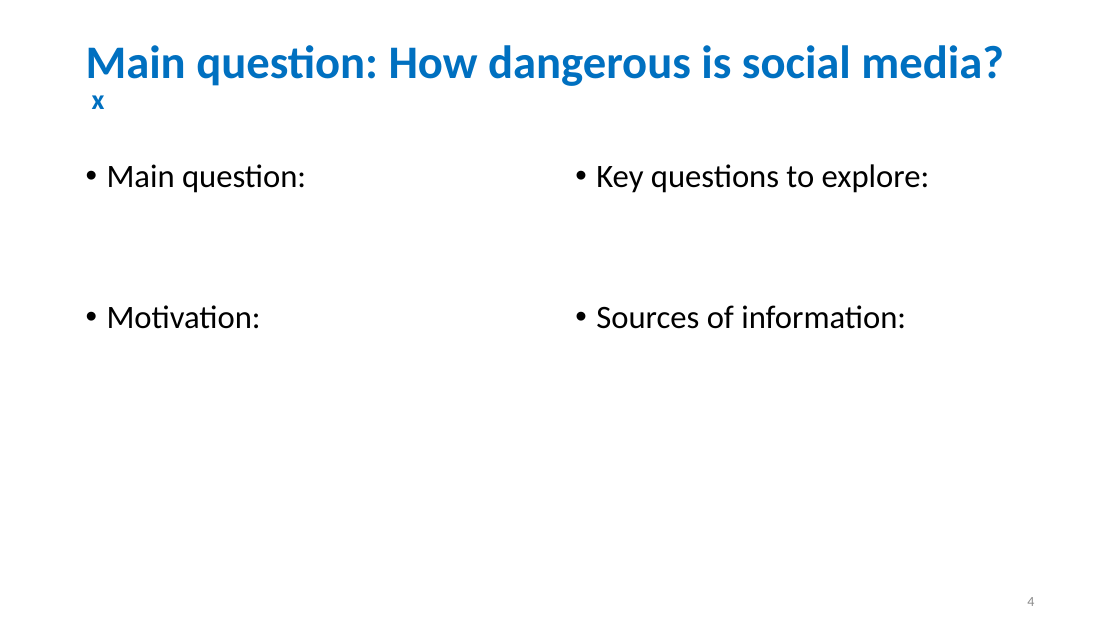
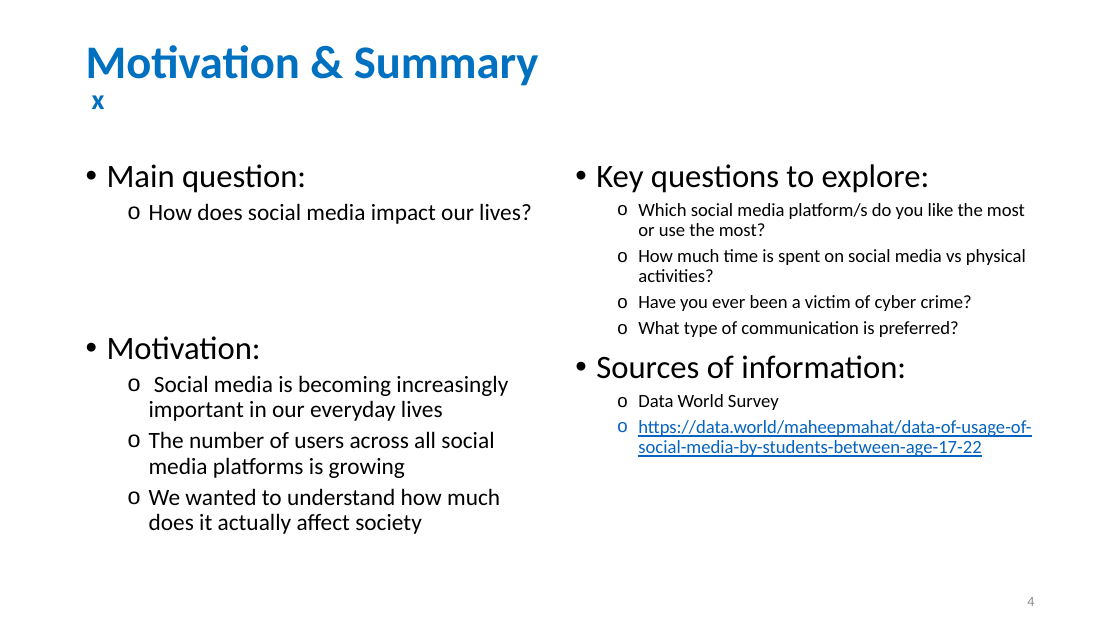
Before and after one commit to stephen823/Group_Project_1-How-Does-Social-Media-Impact-Our-Live, a slide deck: slide 4 of 002 - Deliverables/Social_Media_v0.01.pptx. Drawn at 1120x630 pixels with LibreOffice and Linux fonts; fonts in the diff are those of the drawing. Boxes give left, top, right and bottom in pixels: in the first picture for what was removed or moved away, otherwise in the second. Text is boxed around its words. In the diff, an @@ line names an element or a change of style, - is before the commit and + after.

```diff
--- a/002 - Deliverables/Social_Media_v0.01.pptx
+++ b/002 - Deliverables/Social_Media_v0.01.pptx
@@ title at <box>86,45,539,86</box>: text changed @@
-Main question: How dangerous is social media?
+Motivation & Summary
@@ text at <box>149,203,532,224</box>: paragraph added @@
+  o How does social media impact our lives?
@@ text at <box>638,203,1026,337</box>: paragraphs added @@
+  o Which social media platform/s do you like the most or use the most?
+  o How much time is spent on social media vs physical activities?
+  o Have you ever been a victim of cyber crime?
+  o What type of communication is preferred?
@@ text at <box>149,375,508,534</box>: paragraphs added @@
+  o Social media is becoming increasingly important in our everyday lives
+  o The number of users across all social media platforms is growing
+  o We wanted to understand how much does it actually affect society
@@ text at <box>638,394,1031,457</box>: paragraphs added @@
+  o Data World Survey
+  o https://data.world/maheepmahat/data-of-usage-of-social-media-by-students-between-age-17-22
```
Also in this commit, not shown: 7 other slides changed.
